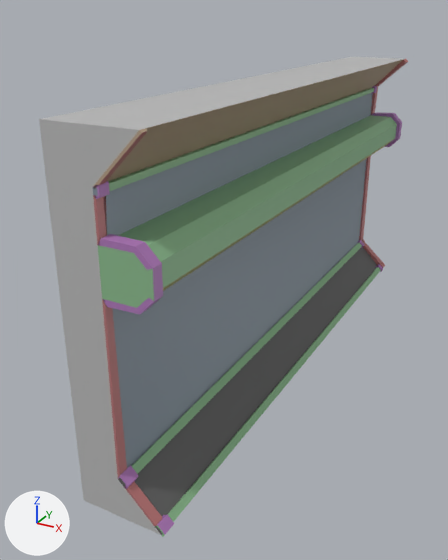
A saved change to the FBX model Infinity/Content/Environment/Wall_End.fbx.
Camera for both pictures: a 50 mm lens placed at (3.8, -11.79, 4.83), pointed at (-0.06, -4.78, 1.33). The lights are fixed; the arrows at lower left show +X, +Y and +Z. Where no turn or scale is listed for an object, it has been applied to the vertices. Vertices at the same position are counted once.

The first picture shows 'Wall_End'.
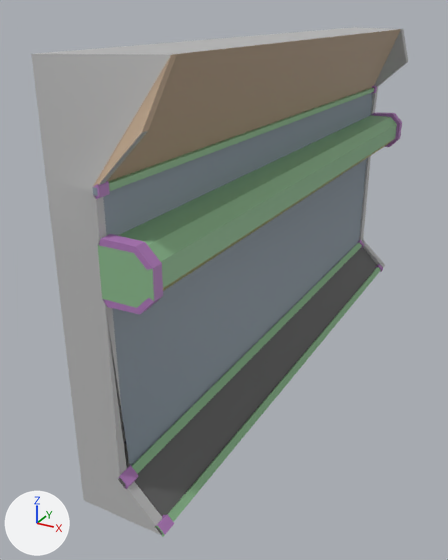
The newer file is also turned or shifted as a whole; pictures and numbers use the older file's frame.

Where the change shows, as pixel boxes (x1, y1, x2, y2) in the pictures (448 x 560 px; the box of a moved part takes in the faces that stretch with it):
```json
{"object": "Wall_End", "change": "reshaped, recoloured", "before": [39, 57, 408, 537], "after": [31, 27, 408, 537], "on screen": "6% taller"}
{"part": 1, "of": "me_mesh", "change": "moved or reshaped", "before": [39, 57, 408, 188], "after": [31, 27, 408, 187]}
{"part": 2, "of": "me_mesh", "change": "recoloured", "before": [359, 156, 385, 268], "after": [359, 156, 385, 268]}
{"part": 3, "of": "me_mesh", "change": "recoloured", "before": [371, 62, 407, 115], "after": [371, 62, 407, 115]}
{"part": 4, "of": "me_mesh", "change": "recoloured", "before": [102, 299, 162, 528], "after": [102, 299, 162, 528]}
{"part": 5, "of": "me_mesh", "change": "recoloured", "before": [93, 131, 148, 246], "after": [93, 131, 148, 246]}
```

Edits to the scene script, one JSON object a line:
```json
{"op": "add", "block": "mat_default_material", "code": ["mat_default_material = principled_material('Default_Material')", "mat_default_material.base_color = (0.5, 0.5, 0.5)  # grey #bcbcbc"]}
{"block": "me_mesh", "where": "# used by ob_wall_end; location = (0.0, 0.0, 0.0)"}
{"op": "remove", "block": "me_mesh", "code": "me_mesh.from_pydata(...)  # 207 vertices, 188 faces; spans x 0.0..1.06, y -8.0..0.0, z -0.02..4.0"}
{"op": "add", "block": "me_mesh", "code": "me_mesh.from_pydata(...)  # 207 vertices, 188 faces; spans x 0.0..1.06, y -8.0..0.0, z -0.02..4.5"}
{"block": "me_mesh", "change": "me_mesh part 1"}
{"op": "set", "path": "me_mesh.vertices[1].co", "old": "(1.0, -8.0, 4.0)", "new": "(1.0, -7.54, 4.5)", "note": "pixel (139, 129) -> pixel (171, 54)"}
{"op": "set", "path": "me_mesh.vertices[2].co", "old": "(1.0, 0.0, 4.0)", "new": "(1.0, -0.43, 4.5)", "note": "pixel (406, 58) -> pixel (403, 28)"}
{"op": "set", "path": "me_mesh.vertices[3].co", "old": "(0.0, -8.0, 4.0)", "new": "(0.0, -8.0, 4.5)", "note": "pixel (39, 119) -> pixel (31, 53)"}
{"op": "set", "path": "me_mesh.vertices[4].co", "old": "(0.0, 0.0, 4.0)", "new": "(0.0, 0.0, 4.5)", "note": "pixel (351, 56) -> pixel (353, 27)"}
{"op": "set", "path": "me_mesh.vertices[111].co", "old": "(1.0, -0.15, 4.0)", "new": "(1.0, -0.57, 4.5)", "note": "pixel (404, 59) -> pixel (401, 29)"}
{"op": "set", "path": "me_mesh.vertices[180].co", "old": "(1.0, -7.92, 4.0)", "new": "(1.0, -7.46, 4.5)", "note": "pixel (145, 128) -> pixel (176, 53)"}
{"block": "me_mesh", "change": "me_mesh part 2: 11 of the faces centred in x 0.52..1.02, y -0.15..0.0, z 0.02..1.5 switch from mat_m_wall_connection (pink #bc7575) to mat_default_material (grey #bcbcbc)"}
{"block": "me_mesh", "change": "me_mesh part 3: 8 of the faces centred in x 0.52..1.02, y -0.15..0.0, z 3.23..3.98 switch from mat_m_wall_connection (pink #bc7575) to mat_default_material (grey #bcbcbc)"}
{"block": "me_mesh", "change": "me_mesh part 4: 6 of the faces centred in x 0.51..0.77, y -8.0..-7.88, z 0.26..1.5 switch from mat_m_wall_connection (pink #bc7575) to mat_default_material (grey #bcbcbc)"}
{"block": "me_mesh", "change": "me_mesh part 5: 5 of the faces centred in x 0.51..0.76, y -8.0..-7.91, z 3.22..3.74 switch from mat_m_wall_connection (pink #bc7575) to mat_default_material (grey #bcbcbc)"}
```
